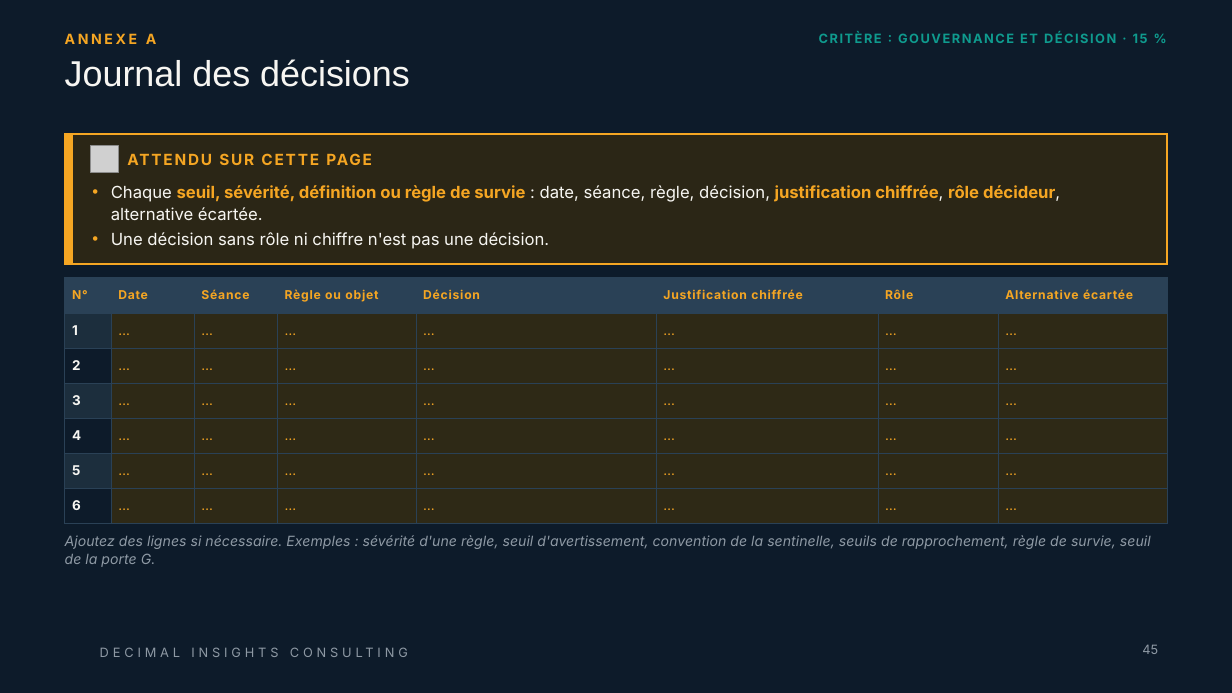
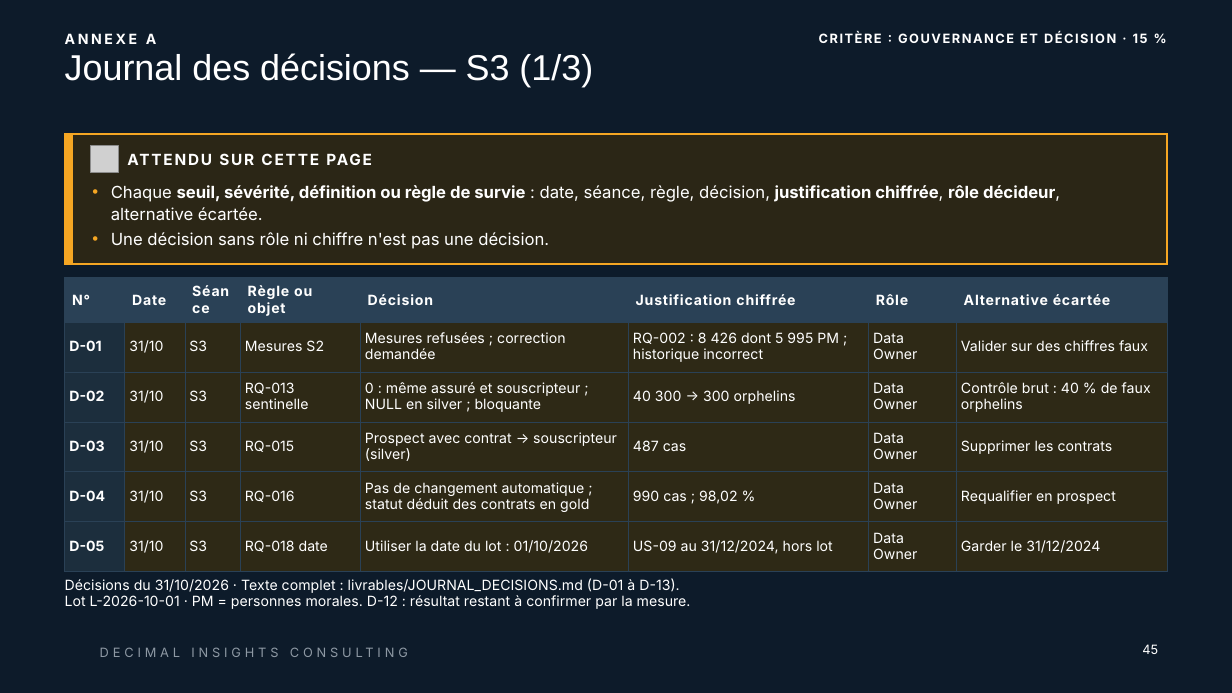
Before and after one commit to ruthabebeneg/td-qualite-g02, a slide deck: slide 45 of livrables/Livrable_Groupe_TD_AssurConnect.pptx. Drawn at 1232x693 pixels with LibreOffice and Linux fonts; fonts in the diff are those of the drawing; grey boxes stand for pictures; background and template pictures are left out. Boxes give left, top, right and bottom in pixels: in the first picture for what was removed or moved away, otherwise in the second. Text is boxed around its words. In the diff, an @@ line names an element or a change of style, - is before the commit and + after.

Commit message:
S3: compléter le PowerPoint du livrable et le journal des décisions

```diff
--- a/livrables/Livrable_Groupe_TD_AssurConnect.pptx
+++ b/livrables/Livrable_Groupe_TD_AssurConnect.pptx
@@ text "ANNEXE A" at (x1=65, y1=33, x2=157, y2=44): text colour #F5A623 to #FFFFFF @@
@@ text "CRITÈRE : GOUVERNANCE ET DÉCISION ..." at (x1=819, y1=32, x2=1148, y2=43): text colour #0F9B8E to #FFFFFF @@
@@ title at (x1=65, y1=53, x2=593, y2=87): text changed; text colour #F7F6F2 to #FFFFFF @@
-Journal des décisions
+Journal des décisions — S3 (1/3)
@@ text "ATTENDU SUR CETTE PAGE" at (x1=128, y1=146, x2=867, y2=172): text colour #F5A623 to #FFFFFF @@
@@ text "Chaque seuil, sévérité, définition ou ..." at (x1=111, y1=185, x2=1060, y2=249): text colour #F7F6F2 to #FFFFFF in "Chaque : date, séance, règle, décision, chiffrée, ...", "Une décision sans rôle ni chiffre n'est ..."; text colour #F5A623 to #FFFFFF in "seuil, sévérité, définition ou règle de survie ..." @@
@@ table at (x1=65, y1=278, x2=1167, y2=572) @@
-row 2: 1 | … | … | … | … | … | … | …
-row 3: 2 | … | … | … | … | … | … | …
-row 4: 3 | … | … | … | … | … | … | …
-row 5: 4 | … | … | … | … | … | … | …
-row 6: 5 | … | … | … | … | … | … | …
-row 7: 6 | … | … | … | … | … | … | …
+row 2: D-01 | 31/10 | S3 | Mesures S2 | Mesures refusées ; correction demandée | RQ-002 : 8 426 dont 5 995 PM ; historique incorrect | Data Owner | Valider sur des chiffres faux
+row 3: D-02 | 31/10 | S3 | RQ-013 sentinelle | 0 : même assuré et souscripteur ; NULL en silver ; bloquante | 40 300 → 300 orphelins | Data Owner | Contrôle brut : 40 % de faux orphelins
+row 4: D-03 | 31/10 | S3 | RQ-015 | Prospect avec contrat → souscripteur (silver) | 487 cas | Data Owner | Supprimer les contrats
+row 5: D-04 | 31/10 | S3 | RQ-016 | Pas de changement automatique ; statut déduit des contrats en gold | 990 cas ; 98,02 % | Data Owner | Requalifier en prospect
+row 6: D-05 | 31/10 | S3 | RQ-018 date | Utiliser la date du lot : 01/10/2026 | US-09 au 31/12/2024, hors lot | Data Owner | Garder le 31/12/2024
@@ text at (x1=65, y1=578, x2=691, y2=609): text changed; text colour #8E99A4 to #FFFFFF; italic off @@
-Ajoutez des lignes si nécessaire. Exemples : sévérité d'une règle, seuil d'avertissement, convention de la sentinelle, seuils de rapprochement, règle de survie, seuil de la porte G.
+Décisions du 31/10/2026 · Texte complet : livrables/JOURNAL_DECISIONS.md (D-01 à D-13).
+Lot L-2026-10-01 · PM = personnes morales. D-12 : résultat restant à confirmer par la mesure.
@@ text "45" at (x1=1142, y1=644, x2=1158, y2=654): text colour #8E99A4 to #FFFFFF; line spacing 1 to 12pt @@
```
Also in this commit, not shown: 47 other slides changed, 2 slides added.
